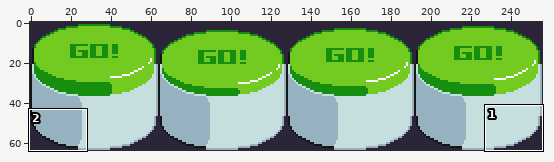
Two states of a sprite sheet, art-animation/spr_go_push.png. Above, an overview of the earlier version with the close-up marked.
Close-up. As it was:
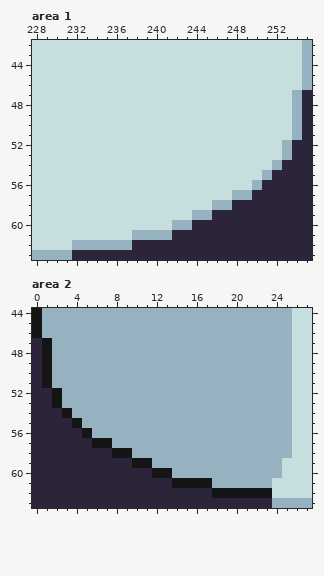
The file is 256x64 pixels. Shown: area 1: x 228..255, y 42..63; area 2: x 0..27, y 44..63. The commit also changed other parts of the picture, which this record leaves out.
After:
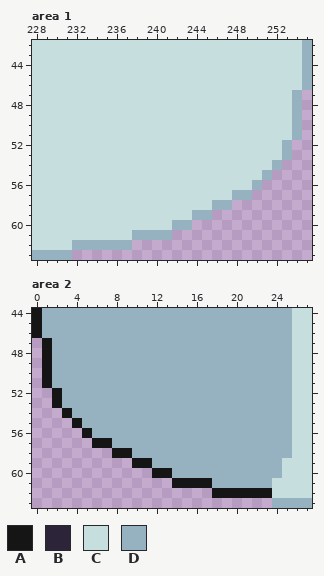
Palette (. is transparent): A #151515  B #2c253a  C #c7dedf  D #96b1bf
Difference:
Area 1:
y 47..51: x 255 B -> .
y 52..53: x 254..255 BB -> ..
y 54: x 253..255 BBB -> ...
y 55: x 252..255 BBBB -> ....
y 56: x 251..255 BBBBB -> .....
y 57: x 250..255 BBBBBB -> ......
y 58: x 248..255 BBBBBBBB -> ........
y 59: x 246..255 BBBBBBBBBB -> ..........
y 60: x 244..255 BBBBBBBBBBBB -> ............
y 61: x 242..255 BBBBBBBBBBBBBB -> ..............
y 62: x 238..255 BBBBBBBBBBBBBBBBBB -> ..................
y 63: x 232..255 BBBBBBBBBBBBBBBBBBBBBBBB -> ........................
Area 2:
y 47..51: x 0 B -> .
y 52..53: x 0..1 BB -> ..
y 54: x 0..2 BBB -> ...
y 55: x 0..3 BBBB -> ....
y 56: x 0..4 BBBBB -> .....
y 57: x 0..5 BBBBBB -> ......
y 58: x 0..7 BBBBBBBB -> ........
y 59: x 0..9 BBBBBBBBBB -> ..........
y 60: x 0..11 BBBBBBBBBBBB -> ............
y 61: x 0..13 BBBBBBBBBBBBBB -> ..............
y 62: x 0..17 BBBBBBBBBBBBBBBBBB -> ..................
y 63: x 0..23 BBBBBBBBBBBBBBBBBBBBBBBB -> ........................
Pixel boxes of the changes (left, top, right, bottom) in both close-ups:
erased: (72, 90, 312, 260)
erased: (32, 338, 272, 508)
